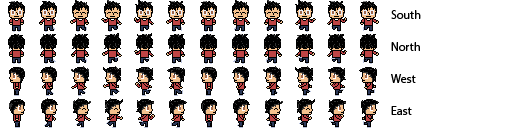
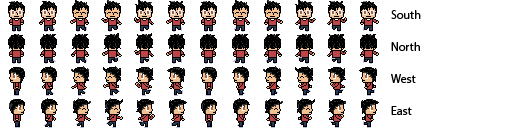
Layers edited between the first and the second (512, 128) image:
renamed "Face" to "face", painted on it over bbox(76, 74, 304, 79)
